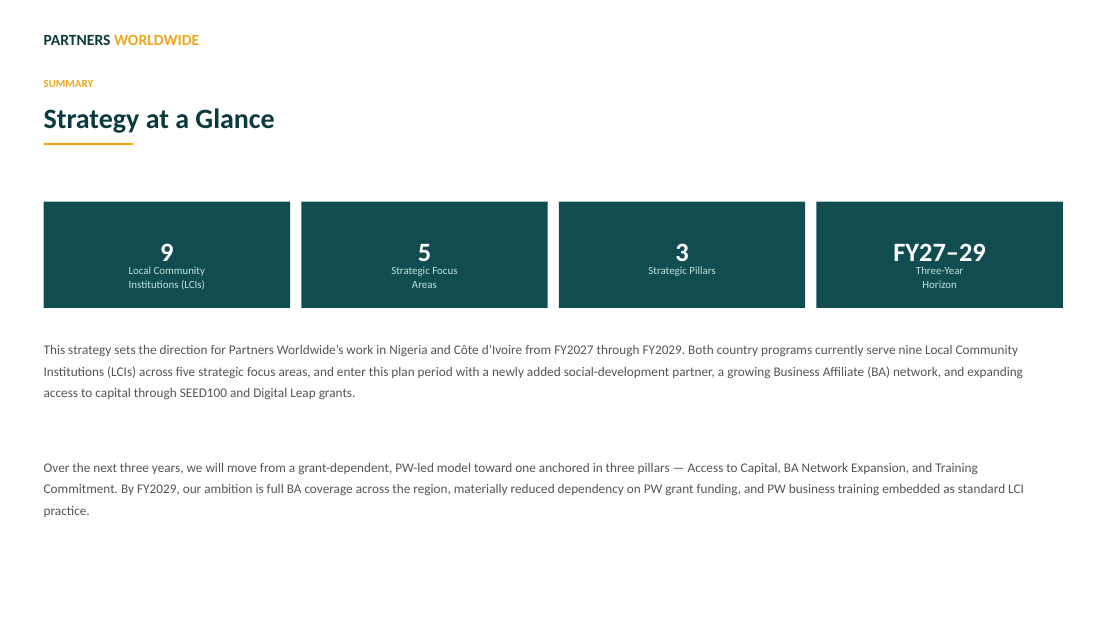
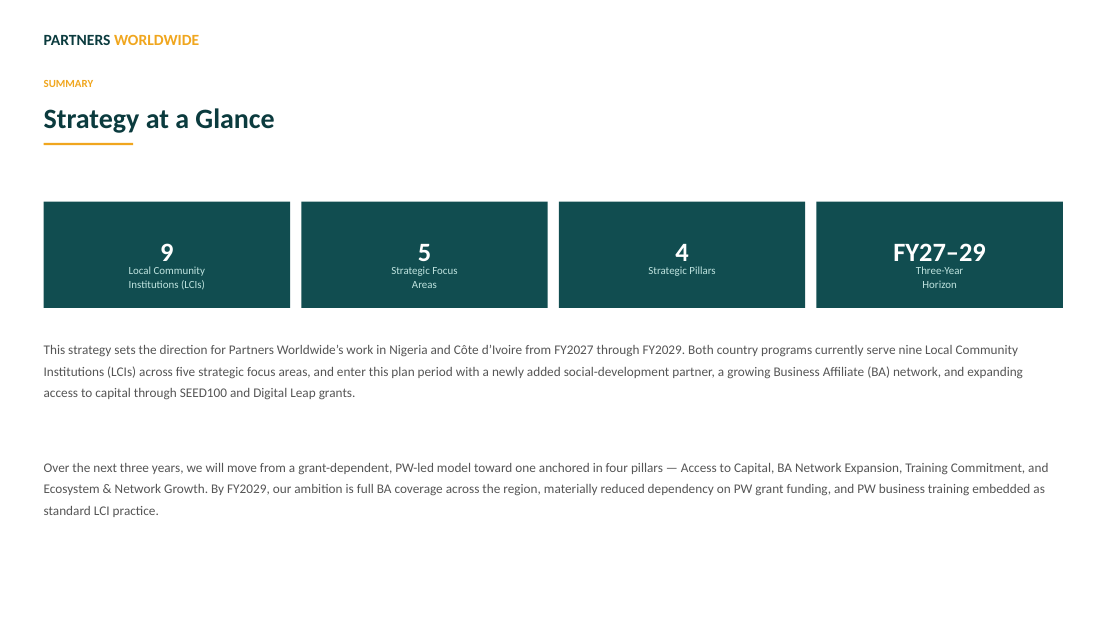
Before and after one commit to jakoyere-collab/NGO-Opportunities, a slide deck: slide 2 of deliverables/Nigeria_Cote_dIvoire_Country_Strategy.pptx. Drawn at 1120x630 pixels with LibreOffice and Linux fonts; fonts in the diff are those of the drawing. Boxes give left, top, right and bottom in pixels: in the first picture for what was removed or moved away, otherwise in the second. Text is boxed around its words. In the diff, an @@ line names an element or a change of style, - is before the commit and + after.

```diff
--- a/deliverables/Nigeria_Cote_dIvoire_Country_Strategy.pptx
+++ b/deliverables/Nigeria_Cote_dIvoire_Country_Strategy.pptx
@@ text at (675,244,688,261): text changed @@
-3
+4
@@ text at (44,463,1048,517): text changed @@
-Over the next three years, we will move from a grant-dependent, PW-led model toward one anchored in three pillars — Access to Capital, BA Network Expansion, and Training Commitment. By FY2029, our ambition is full BA coverage across the region, materially reduced dependency on PW grant funding, and PW business training embedded as standard LCI practice.
+Over the next three years, we will move from a grant-dependent, PW-led model toward one anchored in four pillars — Access to Capital, BA Network Expansion, Training Commitment, and Ecosystem & Network Growth. By FY2029, our ambition is full BA coverage across the region, materially reduced dependency on PW grant funding, and PW business training embedded as standard LCI practice.
```
Also in this commit, not shown: 2 other slides changed, 2 slides added, 1 other file.
